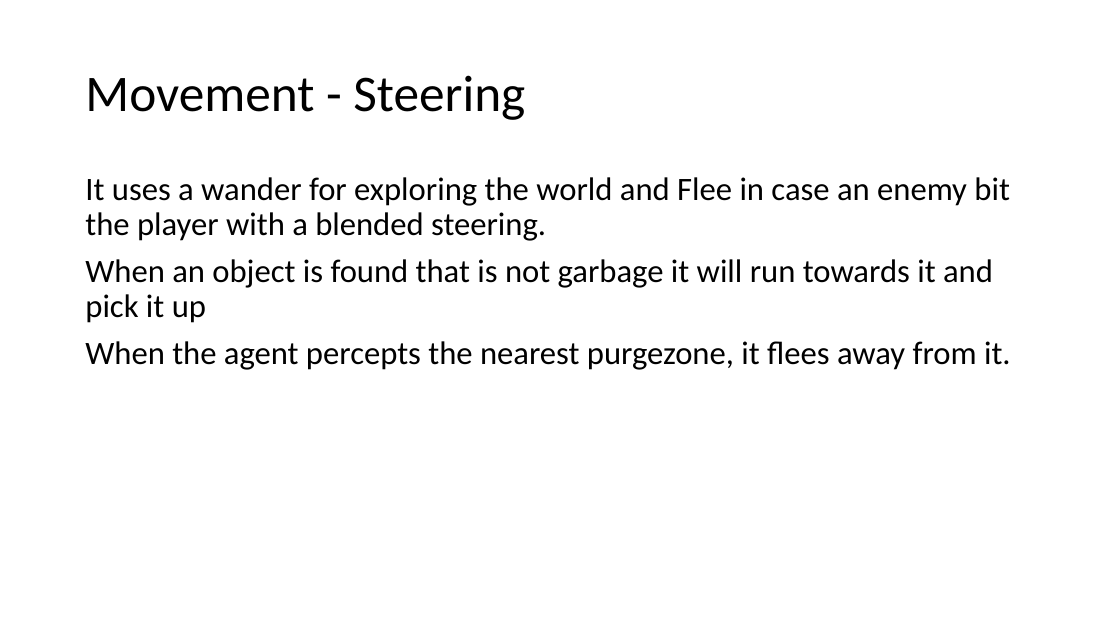
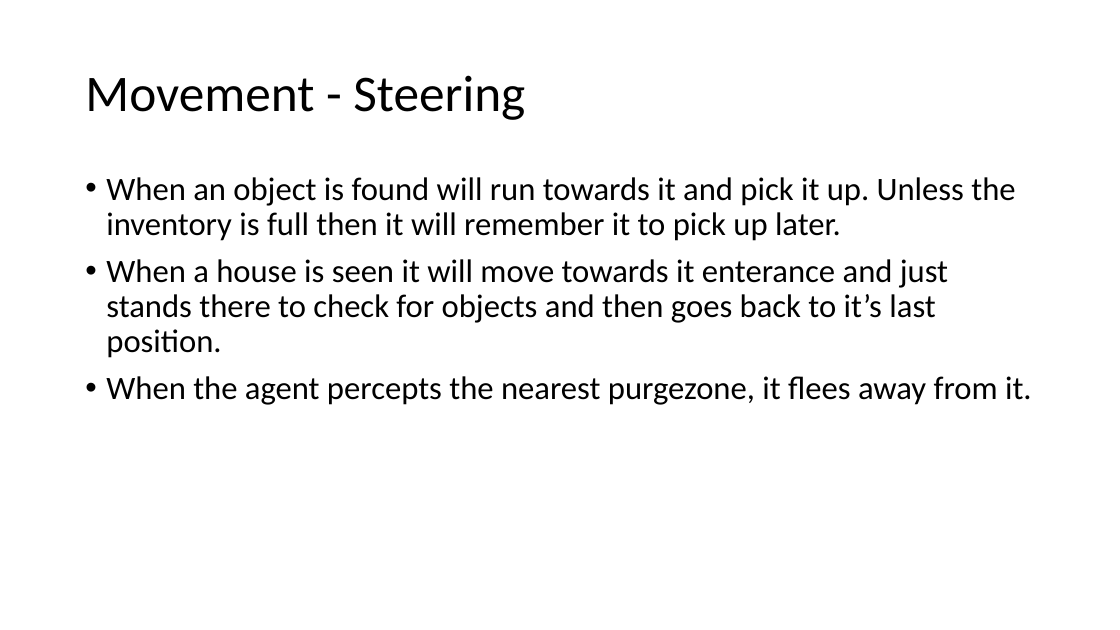
Before and after one commit to DAE-GD-2025-2026/gameai-zombie-deliewout, a slide deck: slide 5 of GPP_ZombieAI_DelieWout_2DAE19.pptx. Drawn at 1120x630 pixels with LibreOffice and Linux fonts; fonts in the diff are those of the drawing. Boxes give left, top, right and bottom in pixels: in the first picture for what was removed or moved away, otherwise in the second. Text is boxed around its words. In the diff, an @@ line names an element or a change of style, - is before the commit and + after.

Commit message:
finished the PPT

```diff
--- a/GPP_ZombieAI_DelieWout_2DAE19.pptx
+++ b/GPP_ZombieAI_DelieWout_2DAE19.pptx
@@ text at box(106, 177, 1015, 358): text changed @@
-It uses a wander for exploring the world and Flee in case an enemy bit the player with a blended steering.
-When an object is found that is not garbage it will run towards it and pick it up
+• When an object is found will run towards it and pick it up. Unless the inventory is full then it will remember it to pick up later.
+• When a house is seen it will move towards it enterance and just stands there to check for objects and then goes back to it’s last position.
@@ text at box(106, 376, 1032, 405): bullet none to • @@
```
Also in this commit, not shown: 3 other slides changed.
